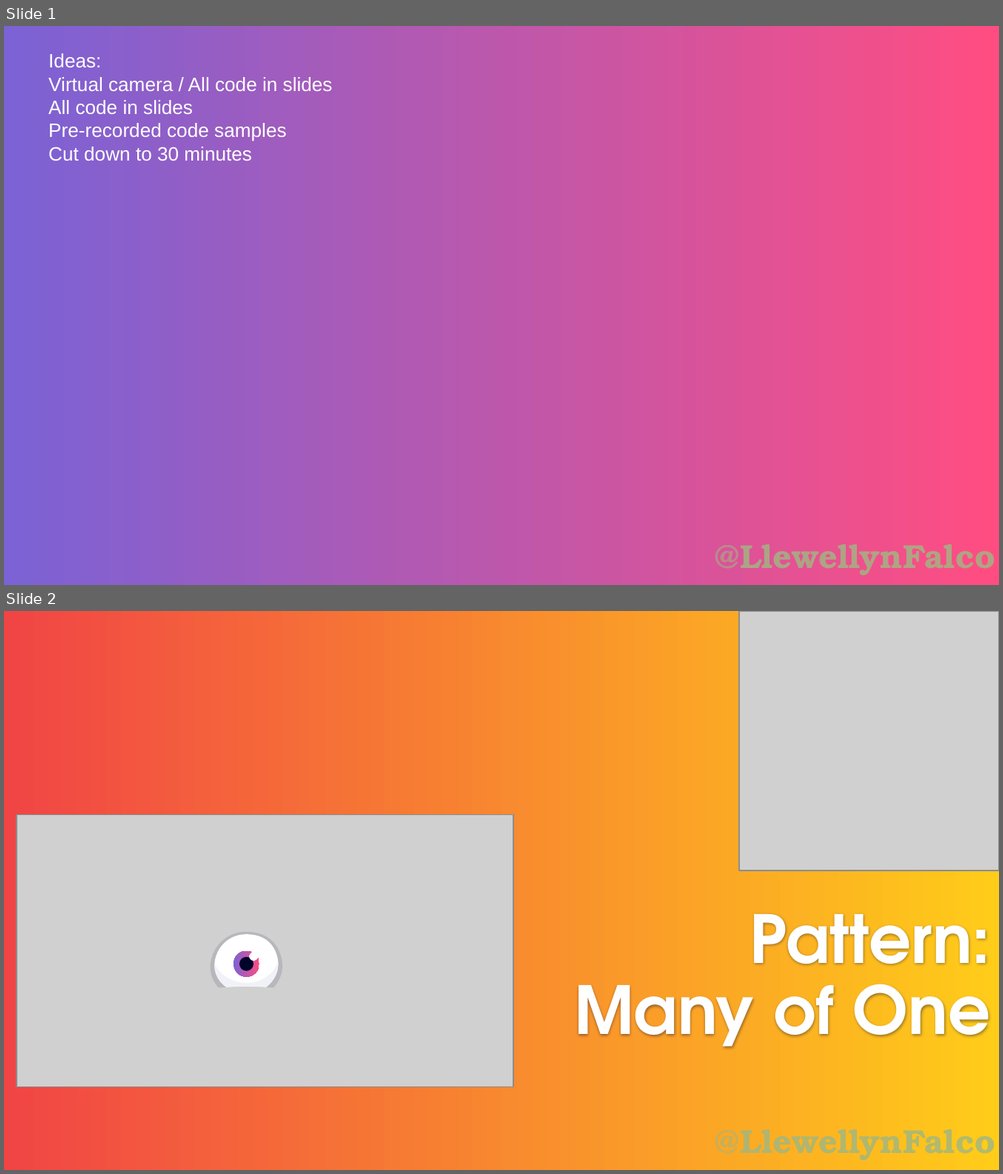
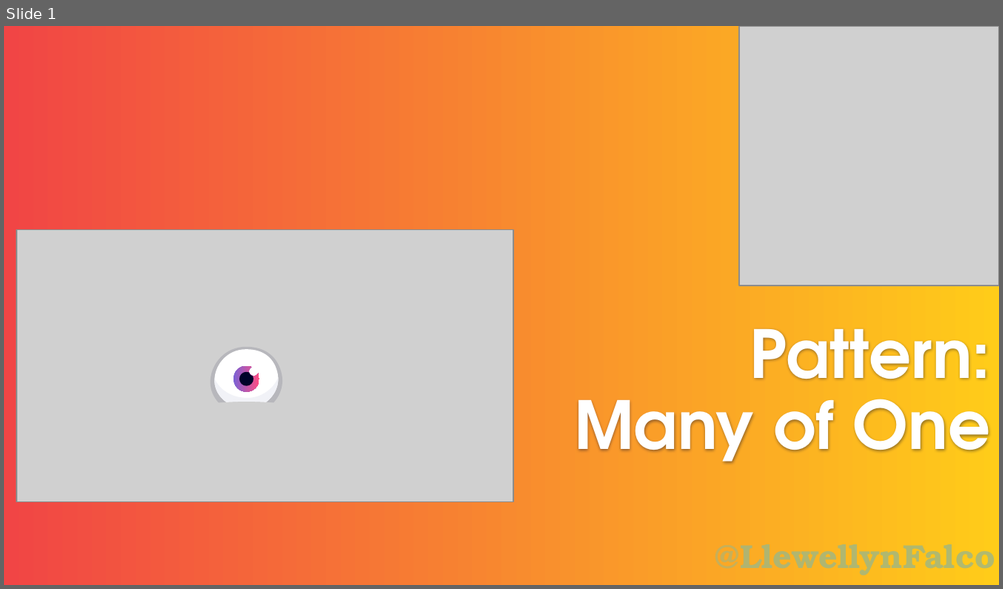
Before and after one commit to isidore/Talks, a slide deck: Slides/Patterns-ManyOfOne.pptx. Shown one above the other, each under a label of ours: slides 1 and 2 before the commit, slide 1 after it. The pictures are 1003x1174 and 1003x589 pixels, drawn with LibreOffice and Linux fonts; fonts in the diff are those of the drawing; grey boxes stand for pictures; background and template pictures are left out. Boxes give left, top, right and bottom in pixels: in the first picture for what was removed or moved away, otherwise in the second. Text is boxed around its words. In the diff, an @@ line names an element or a change of style, - is before the commit and + after.

```diff
--- a/Slides/Patterns-ManyOfOne.pptx
+++ b/Slides/Patterns-ManyOfOne.pptx
@@ slide 1 removed at (4, 26, 999, 585), background picture (left out); not listed: 1 template element that a slide beside it also shows @@
@@ text removed at (48, 53, 333, 161) @@
-Ideas:
-Virtual camera / All code in slides
-All code in slides
-Pre-recorded code samples
-Cut down to 30 minutes
@@ what was slide 2 is now slide 1 @@
```
Also in this commit, not shown: 1 slide added.
